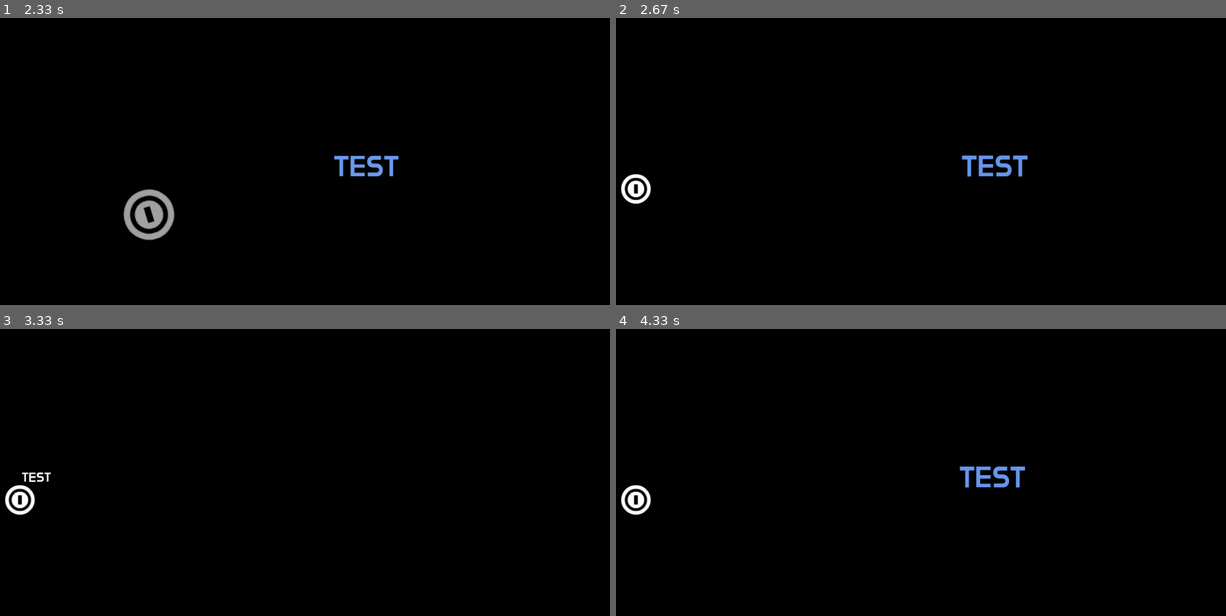
Above: before the commit, frames 1-4 (two rows, left to right).
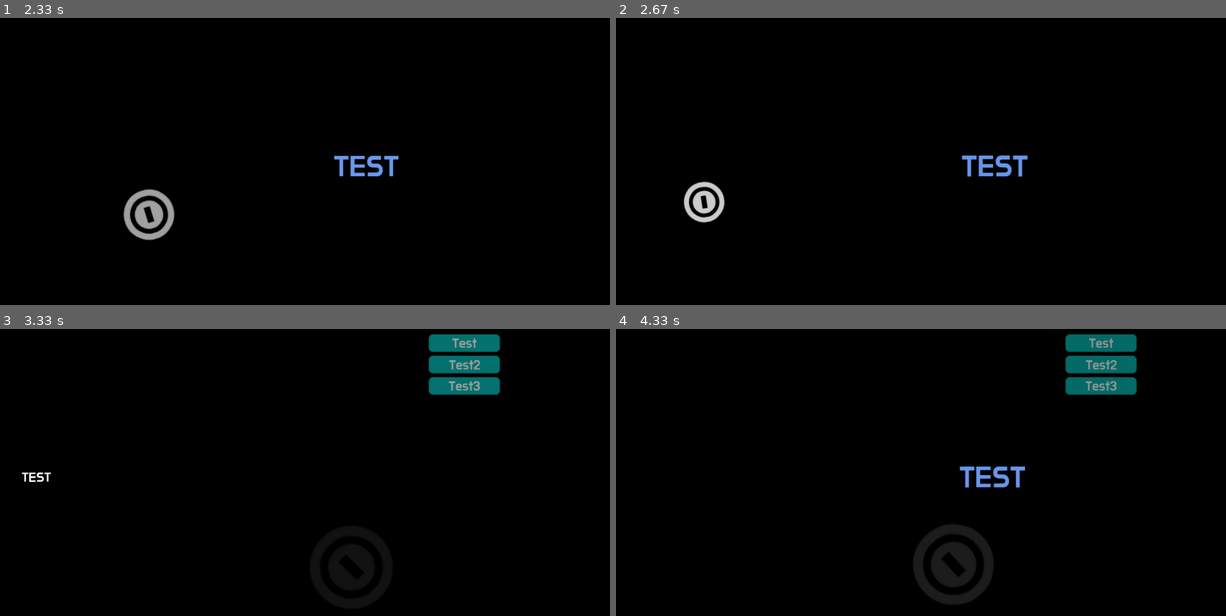
Above: after the commit, the same moments.

Repository: Dano-Sato/REMO-Engine-with-100-Examples-Pygame-
Game: pygame game, started from 15-interpolate.py
Same seed, same stepped clock (60 frames per second), same inputs: the game is played once before the commit and once after it.
Inputs (mouse positions are in pixels of both pictures, inside the frame that each line leads up to):
- Up to frame 1 (2.33 s): hold Left 0.33-0.87 s
- Up to frame 2 (2.67 s): hold Left from 2.47 s (still down); move the mouse to (670, 121) at 2.5 s
- Up to frame 3 (3.33 s): release Left at 2.93 s; hold Left from 2.97 s (still down)
- Up to frame 4 (4.33 s): release Left at 3.43 s; hold Left 3.47-4 s; hold Left from 4.03 s (still down)

Frame 1 is identical in both runs. In frame 2, 0.9% of the frame differs, in the area x 0-18%, y 54-72%; in frame 3, 2.5%; in frame 4, 4.3%, in the area x 0-86%, y 1-96%.

Commit message:
보간함수 버그 해결

Diff:
--- a/15-interpolate.py
+++ b/15-interpolate.py
@@ -97,6 +97,7 @@
             self.testObj2.scale = 1
             self.testObj2.angle = 0
             self.testObj2.easeout(["pos","scale","alpha","angle"],[RPoint(1000,500),3,0,50],callback=disappear,revert=True)
+            print("Disappear!")
         disappear()
         self.layout = buttonLayout(["Test","Test2","Test3"],RPoint(2300,100))
         self.layout.alpha = 0
--- /dev/null
+++ b/16-test.py
@@ -0,0 +1,70 @@
+from REMOLib import *
+
+
+
+
+
+
+#게임 오브젝트들을 선언하는 곳입니다.
+class Obj:
+    None
+
+class mainScene(Scene):
+    def initOnce(self):
+        texts = [f"text{i}" for i in range(30)]
+        self.layout = buttonLayout(texts,RPoint(100,100))
+        self.layout.bounce(["pos"],[RPoint(1000,100)],revert=True)
+
+        self.imgs = []
+        for i in range(40):
+            img = imageObj("test2.png",pos=RPoint(100*i,100),scale=0.5)
+            self.imgs.append(img)
+            img.bounce(["pos","alpha"],[RPoint(1500,100),0],revert=True)
+
+        self.test_angle = 120
+        self.test_size = (100,100)
+        self.tex_count = 0
+    def init(self):
+        return
+    def update(self):
+        self.layout.update()
+        if Rs.userJustPressed(pygame.K_z):
+            Rs.setWindowRes((2560,1440))
+        if Rs.userJustPressed(pygame.K_x):
+            self.layout.bounce(["pos"],[RPoint(1000,100)],revert=True)
+            for img in self.imgs:
+                img.bounce(["pos"],[RPoint(1500,100)],revert=True)
+        if Rs.userJustPressed(pygame.K_c):
+            Rs.transition(Scenes.defaultScene)
+        return
+    def draw(self):
+        self.layout.draw()
+        for img in self.imgs:
+            img.draw()
+
+
+        return
+
+
+class defaultScene(Scene):
+    def initOnce(self):
+        return
+    def init(self):
+        return
+    def update(self):
+        return
+    def draw(self):
+        return
+
+class Scenes:
+    mainScene = mainScene()
+    defaultScene = defaultScene()
+
+
+if __name__=="__main__":
+    #Screen Setting
+    window = REMOGame(window_resolution=(1920,1080),screen_size=(1920,1080),fullscreen=False,caption="DEFAULT")
+    window.setCurrentScene(Scenes.mainScene)
+    window.run()
+
+    # Done! Time to quit.
--- a/REMOLib/core_utils.py
+++ b/REMOLib/core_utils.py
@@ -362,6 +362,7 @@
         시간에 따른 보간을 업데이트합니다.
         '''
         keys_to_remove = []
+        callbacks_to_execute = []
 
         for obj_id, interpolable in cls.__interpolablePipeline.items():
             if interpolable["timer"].isOver():
@@ -376,14 +377,18 @@
                 # 모든 insts가 완료되었는지 확인하고 callback 실행 후 제거
                 if len(interpolable["insts"][interpolable["attributes"][0]]) == 0:
                     keys_to_remove.append(obj_id)  # 나중에 제거할 키 추적
-                    if interpolable["callback"]:
-                        interpolable["callback"]()
-
+                    if interpolable["callback"]:  # 콜백을 대기열에 추가
+                        callbacks_to_execute.append(interpolable["callback"])
                 interpolable["timer"].reset()
 
         # 처리 후에 사전에서 키 제거
         for key in keys_to_remove:
             del cls.__interpolablePipeline[key]
+
+        # 제거가 완료된 후에 콜백 실행
+        for callback in callbacks_to_execute:
+            callback()
+
         return
 
     @classmethod
Binary file added: test2.png
